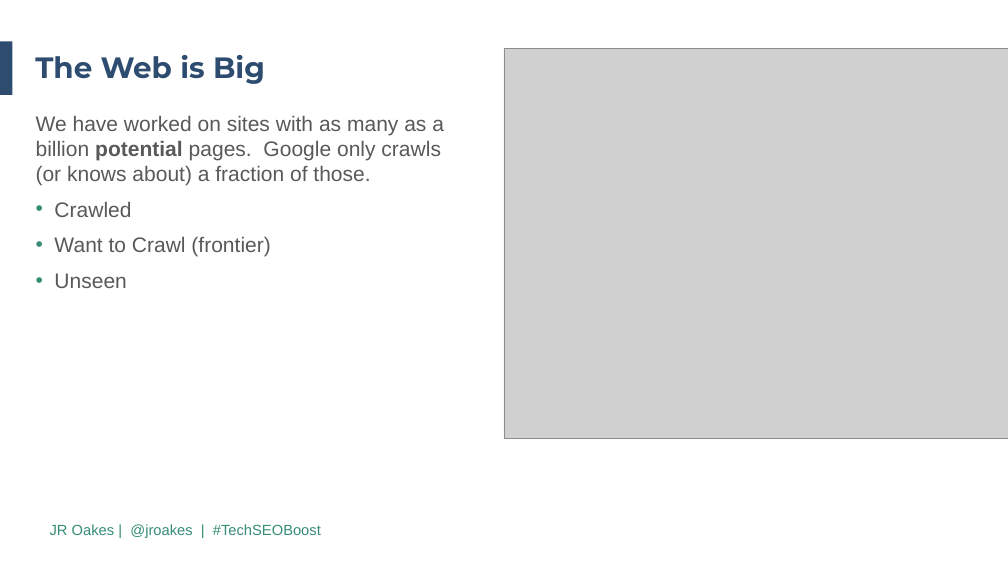
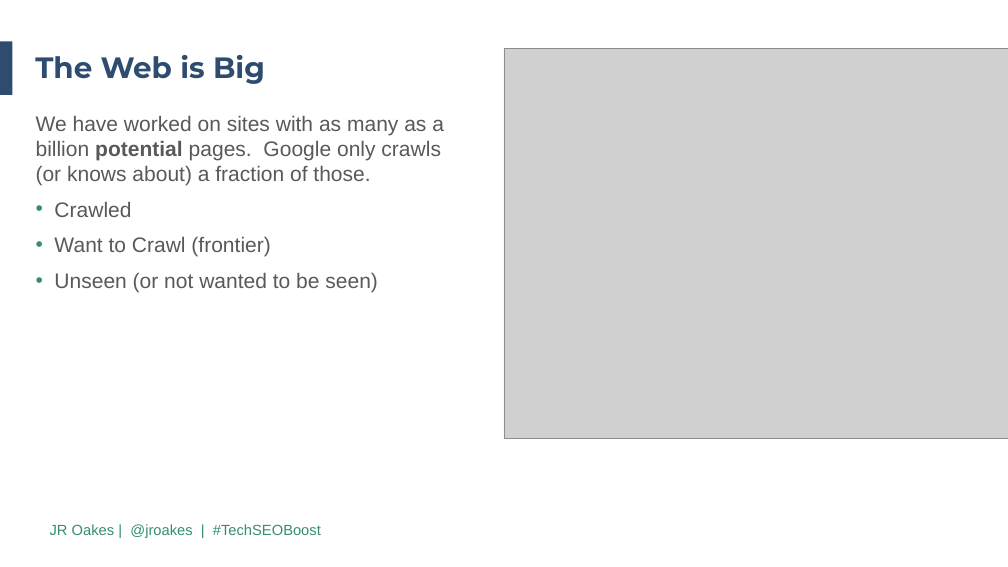
Before and after one commit to jroakes/tech-seo-crawler, a slide deck: slide 7 of etc/2019 TechSEO Boost PPT Template.revJR.pptx. Drawn at 1008x567 pixels with LibreOffice and Linux fonts; fonts in the diff are those of the drawing; grey boxes stand for pictures; background and template pictures are left out. Boxes give left, top, right and bottom in pixels: in the first picture for what was removed or moved away, otherwise in the second. Text is boxed around its words. In the diff, an @@ line names an element or a change of style, - is before the commit and + after.

```diff
--- a/etc/2019 TechSEO Boost PPT Template.revJR.pptx
+++ b/etc/2019 TechSEO Boost PPT Template.revJR.pptx
@@ text at [54,273,378,293]: text changed @@
-• Unseen
+• Unseen (or not wanted to be seen)
```
Also in this commit, not shown: 5 other slides changed, 25 slides added, 5 slides removed, 7 other files.
